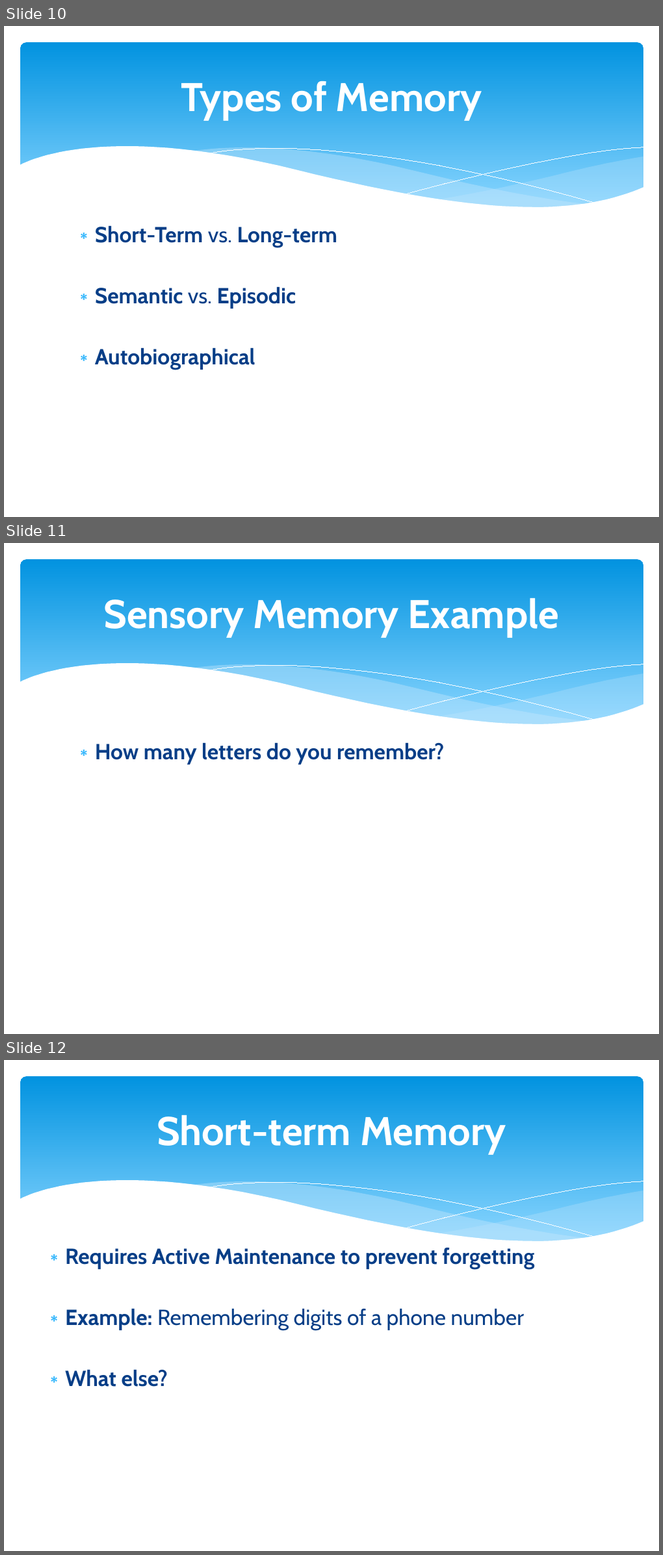
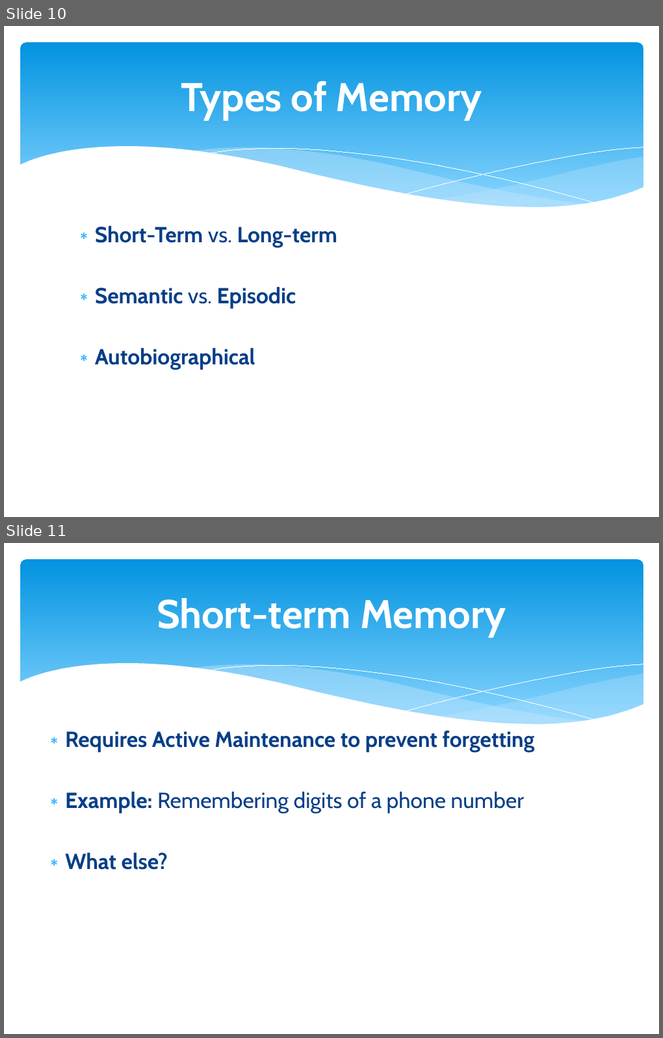
Before and after one commit to npm27/Teaching-Materials, a slide deck: Memory/Slides/0 First Day Info.pptx. Shown one above the other, each under a label of ours: slides 10, 11 and 12 before the commit, slides 10 and 11 after it. The pictures are 663x1555 and 663x1038 pixels, drawn with LibreOffice and Linux fonts; fonts in the diff are those of the drawing. Boxes give left, top, right and bottom in pixels: in the first picture for what was removed or moved away, otherwise in the second. Text is boxed around its words. In the diff, an @@ line names an element or a change of style, - is before the commit and + after.

```diff
--- a/Memory/Slides/0 First Day Info.pptx
+++ b/Memory/Slides/0 First Day Info.pptx
@@ slide 11 removed at (4,543,659,1034), background #FFFFFF; not listed: 6 template elements that a slide beside it also shows @@
@@ title removed at (103,598,559,637) @@
-Sensory Memory Example
@@ text removed at (95,743,444,765) @@
-∗ How many letters do you remember?
@@ what was slide 12 is now slide 11 @@
```
Also in this commit, not shown: 8 slides changed, 2 slides added, 4 other files.
